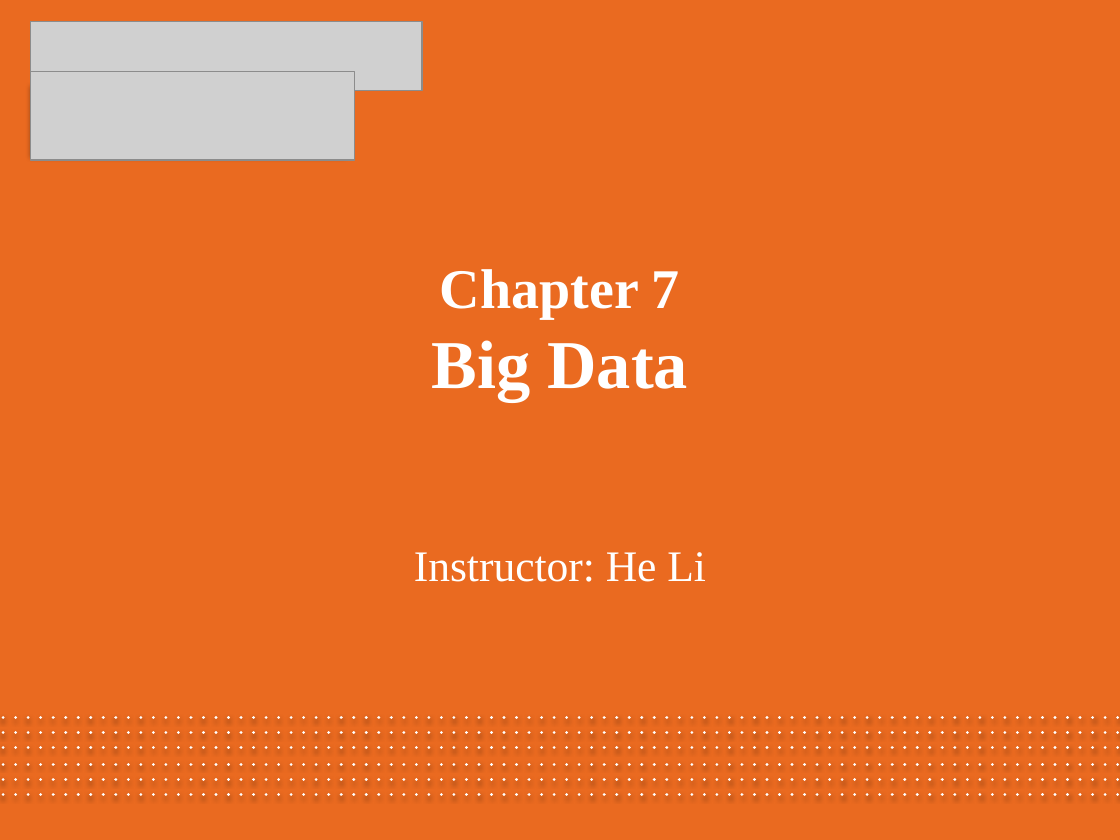
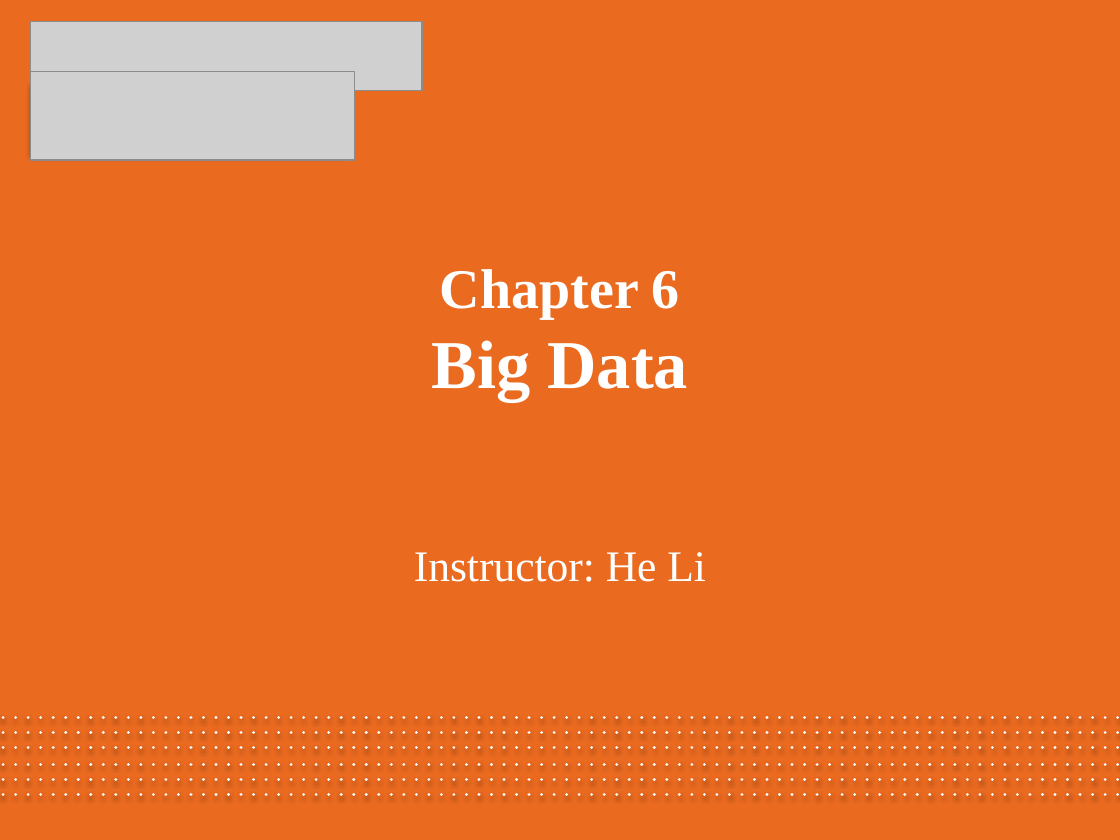
Before and after one commit to srak71/DSA-8660, a slide deck: slide 1 of Ch6_BigData/Chapter 6_Big Data.pptx. Drawn at 1120x840 pixels with LibreOffice and Linux fonts; fonts in the diff are those of the drawing; grey boxes stand for pictures; background and template pictures are left out. Boxes give left, top, right and bottom in pixels: in the first picture for what was removed or moved away, otherwise in the second. Text is boxed around its words. In the diff, an @@ line names an element or a change of style, - is before the commit and + after.

```diff
--- a/Ch6_BigData/Chapter 6_Big Data.pptx
+++ b/Ch6_BigData/Chapter 6_Big Data.pptx
@@ title at box(432, 269, 688, 402): text changed @@
-Chapter 7
-Big Data
+Chapter 6
+Big Data
```
Also in this commit, not shown: 2 other files.
